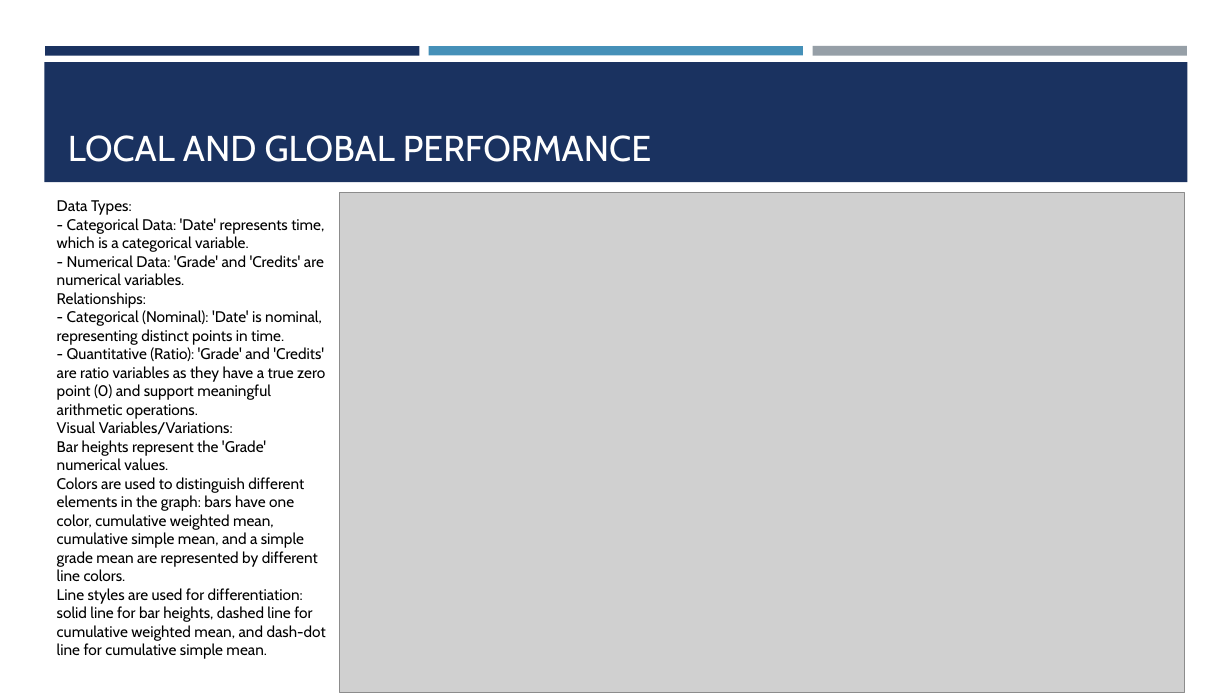
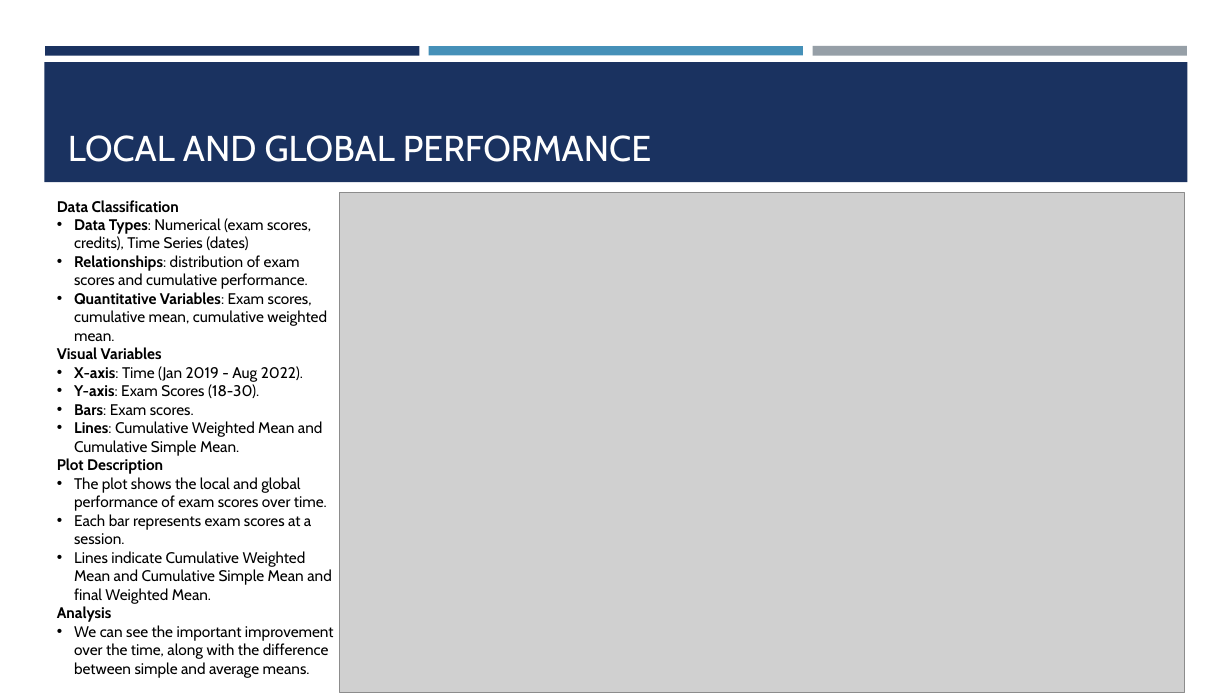
Before and after one commit to francesco-fortunato/VisualAnalytics_HWs, a slide deck: slide 4 of Homework 1/Visual Analytics - Homework I.pptx. Drawn at 1232x693 pixels with LibreOffice and Linux fonts; fonts in the diff are those of the drawing; grey boxes stand for pictures. Boxes give left, top, right and bottom in pixels: in the first picture for what was removed or moved away, otherwise in the second. Text is boxed around its words. In the diff, an @@ line names an element or a change of style, - is before the commit and + after.

```diff
--- a/Homework 1/Visual Analytics - Homework I.pptx
+++ b/Homework 1/Visual Analytics - Homework I.pptx
@@ text at box(57, 200, 334, 678): text changed @@
-Data Types:
-- Categorical Data: 'Date' represents time, which is a categorical variable.
-- Numerical Data: 'Grade' and 'Credits' are numerical variables.
-Relationships:
-- Categorical (Nominal): 'Date' is nominal, representing distinct points in time.
-- Quantitative (Ratio): 'Grade' and 'Credits' are ratio variables as they have a true zero point (0) and support meaningful arithmetic operations.
-Visual Variables/Variations:
-Bar heights represent the 'Grade' numerical values.
-Colors are used to distinguish different elements in the graph: bars have one color, cumulative weighted mean, cumulative simple mean, and a simple grade mean are represented by different line colors.
-Line styles are used for differentiation: solid line for bar heights, dashed line for cumulative weighted mean, and dash-dot line for cumulative simple mean.
+Data Classification
+• Data Types: Numerical (exam scores, credits), Time Series (dates)
+• Relationships: distribution of exam scores and cumulative performance.
+• Quantitative Variables: Exam scores, cumulative mean, cumulative weighted mean.
+Visual Variables
+• X-axis: Time (Jan 2019 - Aug 2022).
+• Y-axis: Exam Scores (18-30).
+• Bars: Exam scores.
+• Lines: Cumulative Weighted Mean and Cumulative Simple Mean.
+Plot Description
+• The plot shows the local and global performance of exam scores over time.
+• Each bar represents exam scores at a session.
+• Lines indicate Cumulative Weighted Mean and Cumulative Simple Mean and final Weighted Mean.
+Analysis
+• We can see the important improvement over the time, along with the difference between simple and average means.
```
Also in this commit, not shown: 3 other slides changed, 10 other files.
